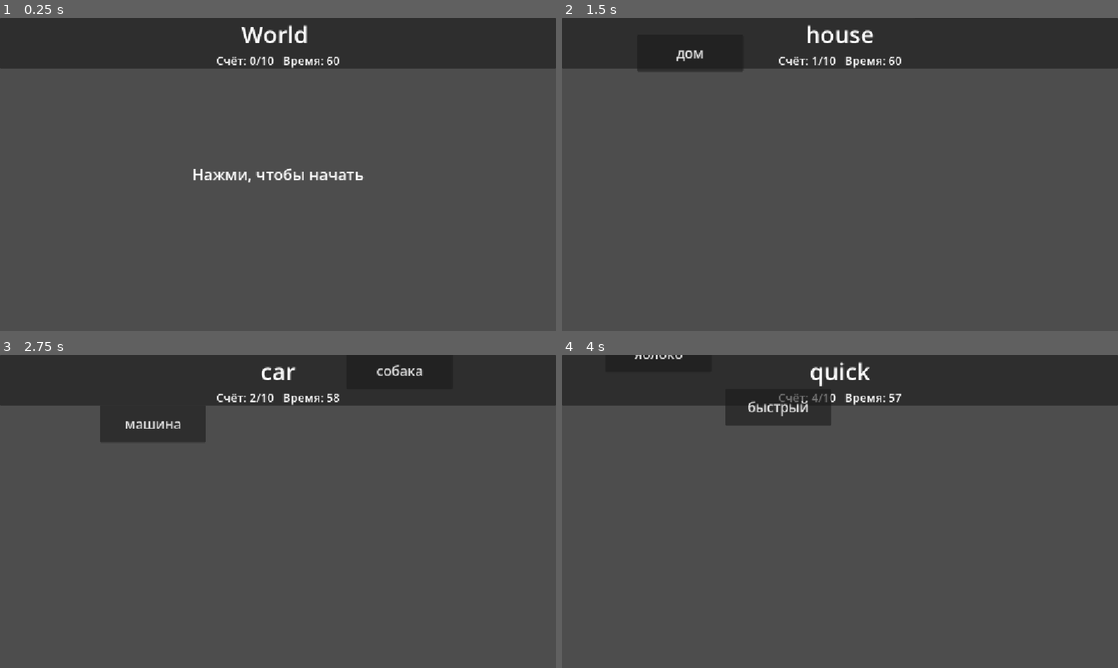
Above: before the commit, frames 1-4 (two rows, left to right).
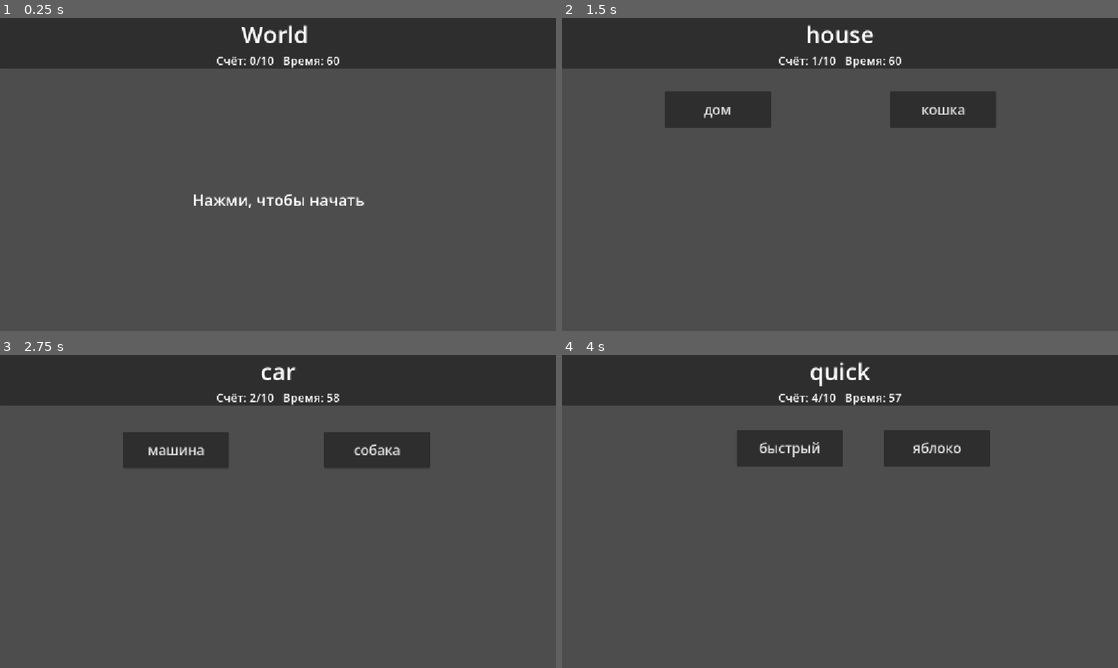
Above: after the commit, the same moments.

Repository: MV1312/language-game
Game: Godot game, scene res://scenes/main.tscn
Two runs of this game, one before a commit and one after it. Both use one fixed random seed, a clock stepped at 60 frames per second and the inputs below.
Inputs (mouse positions are in pixels of both pictures, inside the frame that each line leads up to):
- Up to frame 1 (0.25 s): no input
- Up to frame 2 (1.5 s): tap Enter at 0.5 s; move the mouse to (962, 158) at 0.52 s; click (962, 158) at 0.67 s; click "машина" at 1.25 s
- Up to frame 3 (2.75 s): click "дом" at 2 s
- Up to frame 4 (4 s): click "машина" at 2.75 s; click "быстрый" at 3.5 s

The runs differ from the first frame. In frame 1, 1.0% of the frame differs, in the area x 34-66%, y 48-61%; in frame 2, 4.6%; in frame 3, 5.5%; in frame 4, 5.6%, in the area x 13-77%, y 0-36%.

Commit message:
Setting the speed at which words appear and the order in which they are displayed.

Diff:
--- a/scenes/main.gd
+++ b/scenes/main.gd
@@ -23,7 +23,7 @@
 
 # Скорость падения слов.
 # Если поставить 0, слова не будут падать.
-@export var fall_speed := 140.0
+@export var fall_speed := 14.0
 
 # Если true, слова появляются сверху и падают.
 # Если false, слова появляются в случайном месте.
@@ -225,7 +225,7 @@
 	if area_size.x < 10.0 or area_size.y < 10.0:
 		area_size = get_viewport().get_visible_rect().size
 
-	var margin := 16.0
+	var margin := 100.0
 	var button_size := Vector2(220, 76)
 
 	var min_x := margin
@@ -240,12 +240,12 @@
 		x2 = randf_range(min_x, max_x)
 		attempts += 1
 
-	var y1 := 0.0
-	var y2 := 0.0
+	var y1 = 0.0
+	var y2 = 0.0
 
 	if spawn_from_top:
-		y1 = -100.0
-		y2 = -210.0
+		y1 = 40.0
+		y2 = 40.0
 	else:
 		var min_y := 12.0
 		var max_y = max(min_y, area_size.y - button_size.y - 12.0)
@@ -340,7 +340,7 @@
 	get_tree().create_timer(0.18).timeout.connect(_reset_modulate.bind(control))
 
 
-func _reset_modulate(control: Control) -> void:
+func _reset_modulate(control: Control) -> void: # при неправильном ответе выдает ошибку что нет аргумента - разобраться!!!
 	if is_instance_valid(control):
 		control.modulate = Color.WHITE
 
--- a/scenes/main.tscn
+++ b/scenes/main.tscn
@@ -57,9 +57,12 @@
 unique_name_in_owner = true
 clip_contents = true
 layout_mode = 1
-anchors_preset = 15
-anchor_right = 1.0
+anchors_preset = -1
+anchor_top = 0.34658027
+anchor_right = 1.019736
 anchor_bottom = 1.0
+offset_top = -118.58401
+offset_right = -20.735962
 grow_horizontal = 2
 grow_vertical = 2
 theme_override_font_sizes/font_size = 32
